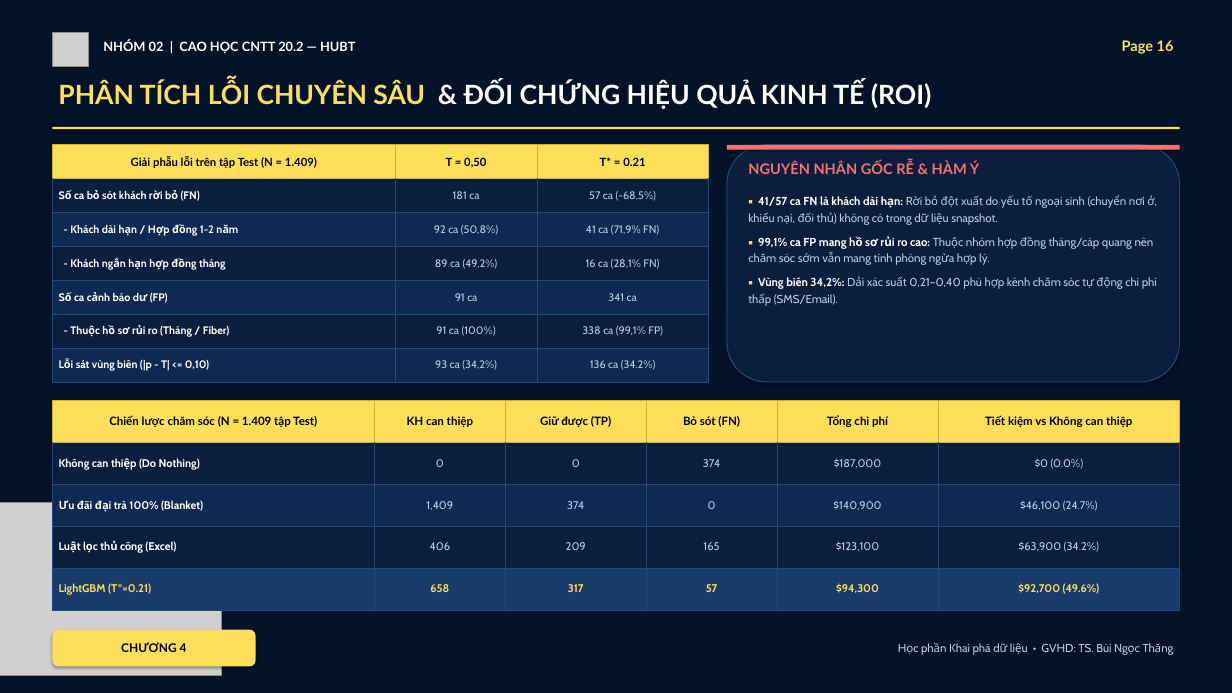
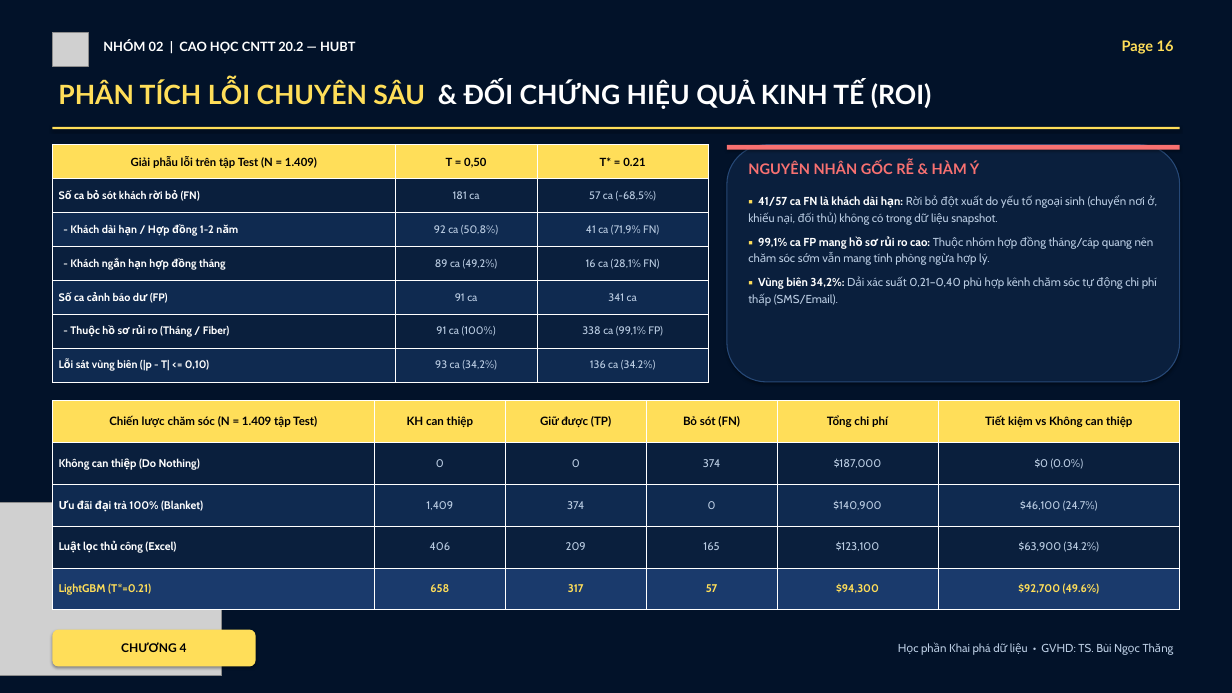
Before and after one commit to Lamdt198/KhaiPhaDuLieu-CustomerChurn, a slide deck: slide 16 of reports/Slide_Thuyet_Trinh_Khai_Pha_Du_Lieu_Nhom02.pptx. Drawn at 1232x693 pixels with LibreOffice and Linux fonts; fonts in the diff are those of the drawing; grey boxes stand for pictures. Boxes give left, top, right and bottom in pixels: in the first picture for what was removed or moved away, otherwise in the second. Text is boxed around its words. In the diff, an @@ line names an element or a change of style, - is before the commit and + after.

```diff
--- a/reports/Slide_Thuyet_Trinh_Khai_Pha_Du_Lieu_Nhom02.pptx
+++ b/reports/Slide_Thuyet_Trinh_Khai_Pha_Du_Lieu_Nhom02.pptx
@@ table at box(52, 145, 708, 429) @@
@@ borders changed @@
@@ table at box(52, 400, 1179, 610) @@
@@ borders changed @@
```
Also in this commit, not shown: 8 other slides changed, 8 other files.
